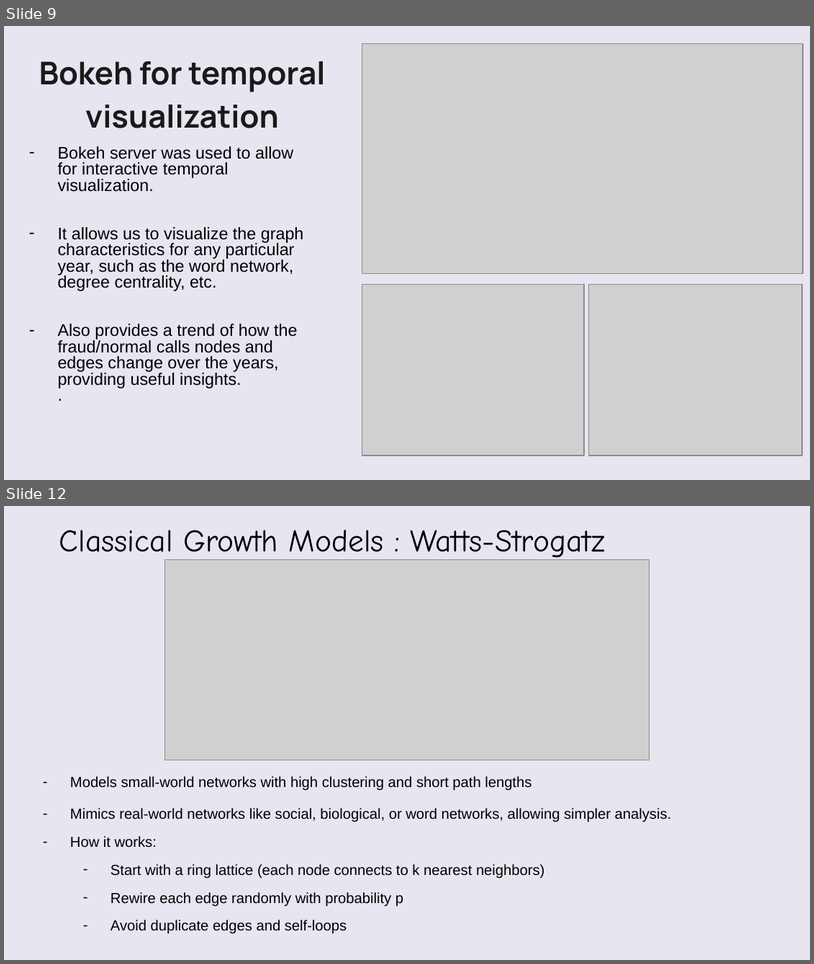
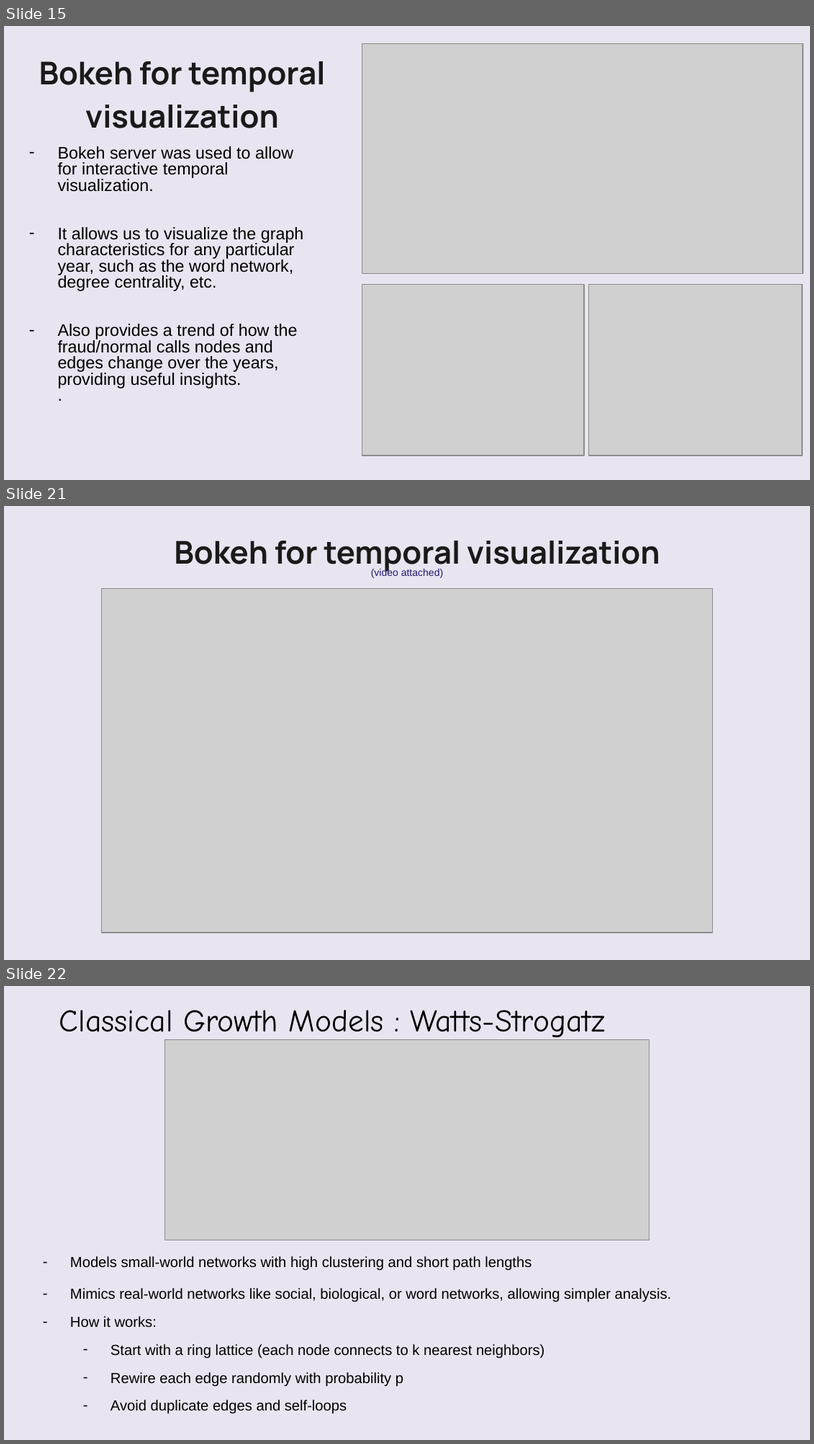
Before and after one commit to VatsalBhuva11/hoax-call-temporal-analysis, a slide deck: Group_16_SNA.pptx. Shown one above the other, each under a label of ours: slides 9 and 12 before the commit, slides 15, 21 and 22 after it; the slides between them are not shown. The pictures are 814x964 and 814x1444 pixels, drawn with LibreOffice and Linux fonts; fonts in the diff are those of the drawing; grey boxes stand for pictures; background and template pictures are left out. Boxes give left, top, right and bottom in pixels: in the first picture for what was removed or moved away, otherwise in the second. Text is boxed around its words. In the diff, an @@ line names an element or a change of style, - is before the commit and + after.

```diff
--- a/Group_16_SNA.pptx
+++ b/Group_16_SNA.pptx
@@ slide 21 added at (x1=4, y1=506, x2=810, y2=960), background picture (left out) @@
@@ freeform shape added at (x1=4, y1=506, x2=810, y2=960), fill #FAFAFA at 75% opacity @@
@@ text added at (x1=174, y1=541, x2=661, y2=572), 28 pt, text #1A1A1A, bold @@
+Bokeh for temporal visualization
@@ text added at (x1=371, y1=568, x2=443, y2=578), 9 pt, text #231870 @@
+(video attached)
@@ picture added at (x1=102, y1=588, x2=712, y2=932) @@
@@ what was slide 9 is now slide 15 @@
@@ what was slide 12 is now slide 22 @@
```
Also in this commit, not shown: 4 slides changed, 10 other slides added, 1 slide removed, 3 other files.
